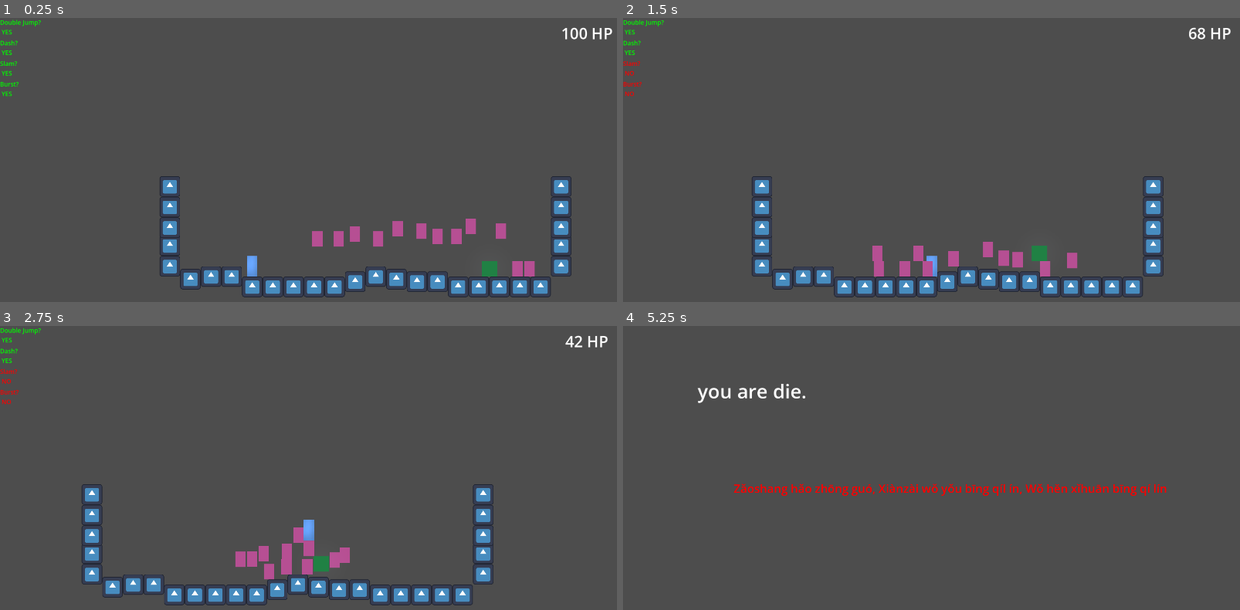
Above: before the commit, frames 1-4 (two rows, left to right).
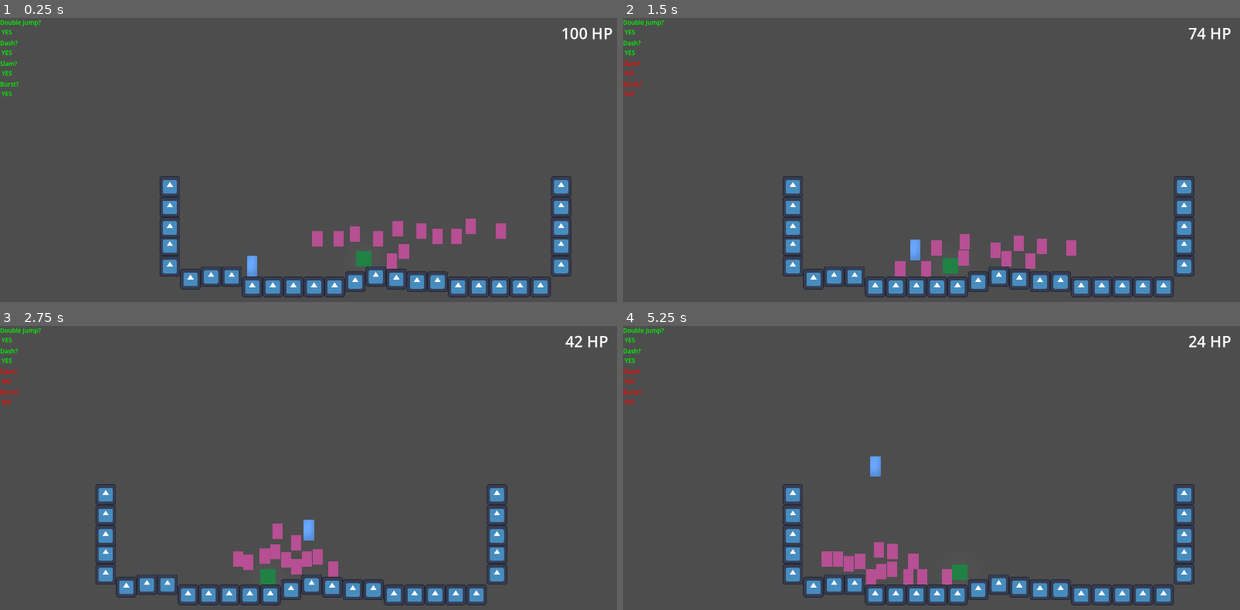
Above: after the commit, the same moments.

Repository: HeroHunterIguess/untitled-wip-game
Game: Godot game, scene res://scenes/worlds/test_scene.tscn
Two runs of this game, one before a commit and one after it. Both use one fixed random seed, a clock stepped at 60 frames per second and the inputs below. This scene is started directly instead of the project's main scene. The engine's default icon, where the game draws it, is replaced by a stand-in: a white triangle on a blue panel in a dark square.
Inputs (mouse positions are in pixels of both pictures, inside the frame that each line leads up to):
- Up to frame 1 (0.25 s): no input
- Up to frame 2 (1.5 s): move the mouse to (900, 262) at 0.52 s; hold D (right) from 0.53 s (still down); tap Q (burst) at 0.6 s; tap Space (double jump) at 0.77 s; tap F (ground_slam) at 0.8, 1.35 s; move the mouse to (1116, 242) at 1.27 s
- Up to frame 3 (2.75 s): tap Space (double jump) at 1.52 s; tap Q (burst) at 1.55 s; move the mouse to (123, 448) at 2.02 s; release D (right) at 2.03 s; hold A (left) from 2.03 s (still down); tap E (air_freeze) at 2.1 s; tap F (ground_slam) at 2.3 s
- Up to frame 4 (5.25 s): move the mouse to (962, 499) at 2.77 s; tap Q (burst) at 2.85, 4.55 s; tap Space (double jump) at 3.02, 3.77, 4.52 s; move the mouse to (838, 414) at 3.52 s; tap Shift (dash) at 3.6 s; tap F (ground_slam) at 3.8, 5.1 s; move the mouse to (1067, 482) at 4.27 s; release A (left) at 4.28 s; hold D (right) from 4.28 s (still down); right-click (1067, 482) at 4.35 s; move the mouse to (808, 516) at 5.02 s

The runs differ from the first frame. In frame 1, 0.6% of the frame differs, in the area x 57-87%, y 79-92%; in frame 2, 7.9%, in the area x 20-95%, y 3-99%; in frame 3, 6.7%; in frame 4, 7.2%.

Commit message:
spawning changes

Diff:
--- a/scenes/attacks/ground_slam.tscn
+++ b/scenes/attacks/ground_slam.tscn
@@ -8,7 +8,7 @@
 radius = 88.0
 
 [sub_resource type="RectangleShape2D" id="RectangleShape2D_ft8yu"]
-size = Vector2(80, 320)
+size = Vector2(80, 200)
 
 [node name="Area2D" type="Area2D" unique_id=1249516471]
 script = ExtResource("1_3fm40")
@@ -17,7 +17,7 @@
 shape = SubResource("CircleShape2D_su1go")
 
 [node name="CollisionShape2D2" type="CollisionShape2D" parent="." unique_id=1672045436]
-position = Vector2(0, -224)
+position = Vector2(0, -124)
 shape = SubResource("RectangleShape2D_ft8yu")
 
 [node name="Player" type="Sprite2D" parent="." unique_id=828044501]
--- a/scenes/worlds/main_world.tscn
+++ b/scenes/worlds/main_world.tscn
@@ -14,9 +14,9 @@
 glow_intensity = 1.07
 glow_bloom = 0.13
 volumetric_fog_enabled = true
-volumetric_fog_density = 0.2903
-volumetric_fog_emission_energy = 1.25
-volumetric_fog_detail_spread = 0.6155722
+volumetric_fog_density = 0.4355
+volumetric_fog_emission_energy = 24.77
+volumetric_fog_detail_spread = 0.7071065
 volumetric_fog_ambient_inject = 1.56
 volumetric_fog_sky_affect = 0.556
 
--- a/scripts/game/game_control.gd
+++ b/scripts/game/game_control.gd
@@ -11,8 +11,8 @@
 
 func set_location(object):
 	var screen_width = get_viewport().size.x
-	var left_location = $player.global_position.x-screen_width - 10
-	var right_location = $player.global_position.x+screen_width + 10
+	var left_location = $player.global_position.x - (screen_width / 2) - 20
+	var right_location = $player.global_position.x + (screen_width / 2) + 20
 
 	# spawn enemy off screen and vary random distance to have minimal overlap bugs
 
